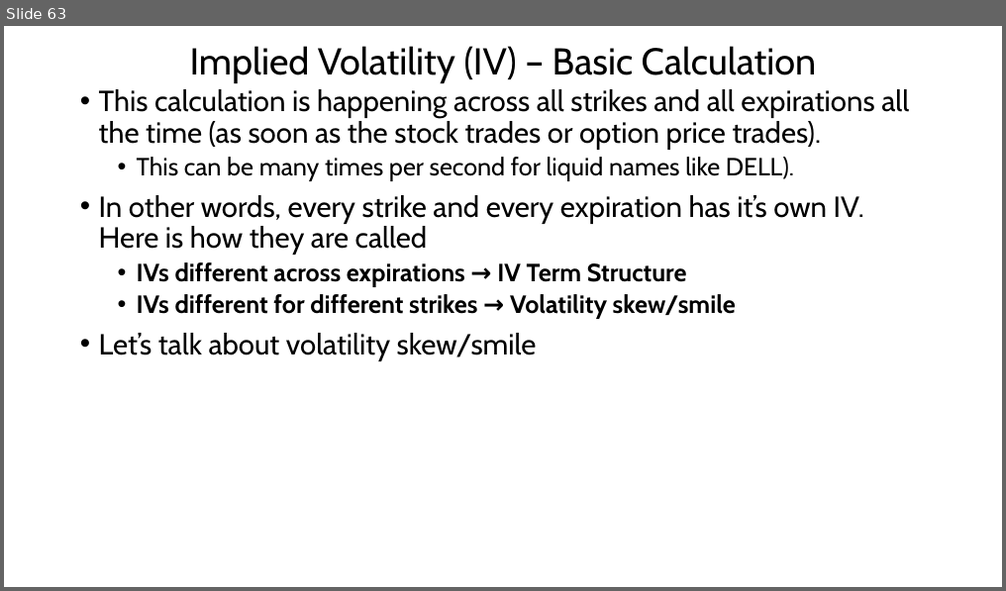
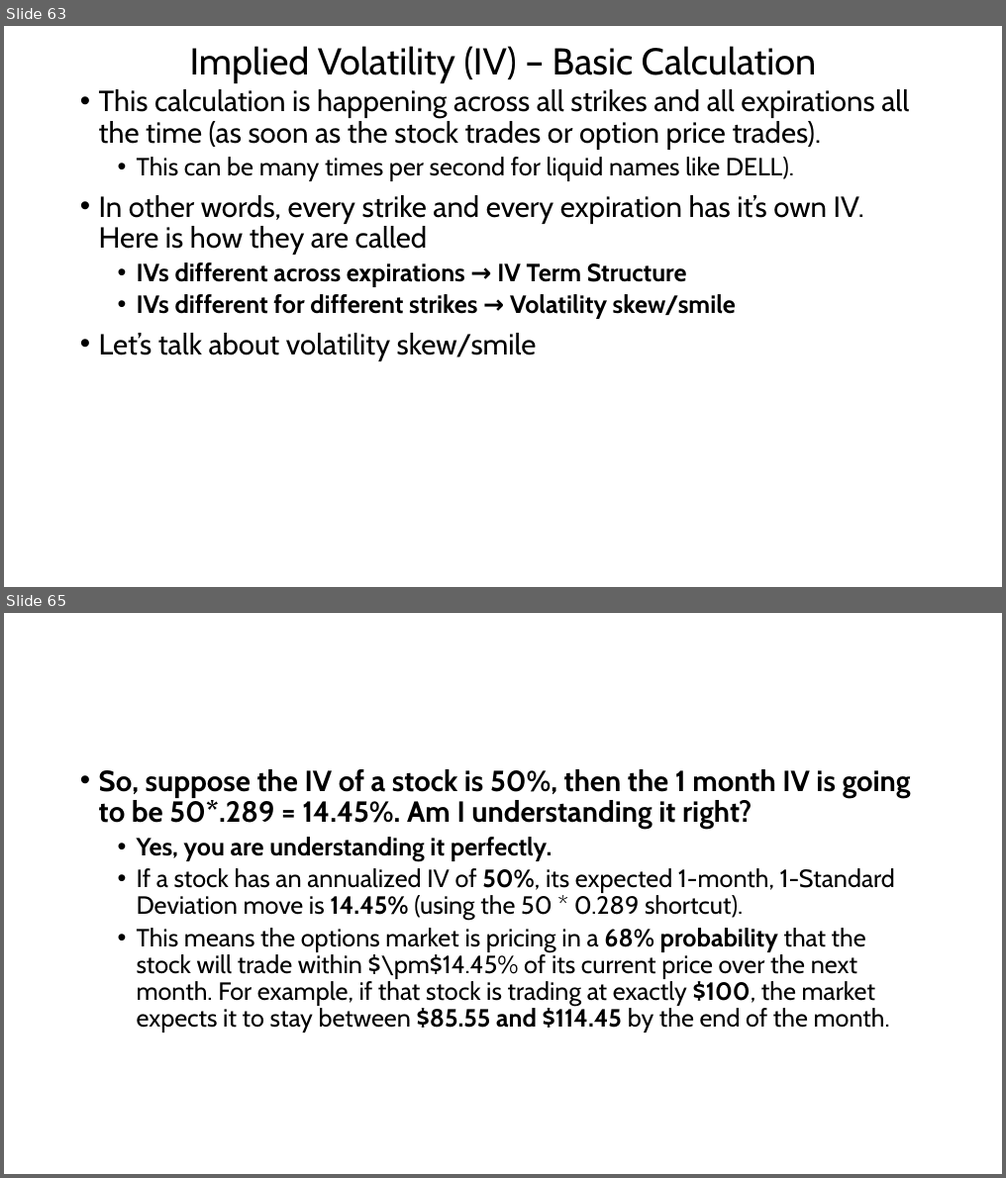
Before and after one commit to austin-stocks/python, a slide deck: User_Files/Options.pptx. Shown one above the other, each under a label of ours: slide 63 before the commit, slides 63 and 65 after it; the slides between them are not shown. The pictures are 1006x591 and 1006x1178 pixels, drawn with LibreOffice and Linux fonts; fonts in the diff are those of the drawing. Boxes give left, top, right and bottom in pixels: in the first picture for what was removed or moved away, otherwise in the second. Text is boxed around its words. In the diff, an @@ line names an element or a change of style, - is before the commit and + after.

```diff
--- a/User_Files/Options.pptx
+++ b/User_Files/Options.pptx
@@ slide 65 added at bbox=[4, 613, 1002, 1174], background #FFFFFF @@
@@ text added at bbox=[99, 769, 911, 1033], 24 pt, text #000000 @@
+• So, suppose the IV of a stock is 50%, then the 1 month IV is going to be 50*.289 = 14.45%. Am I understanding it right?
+  • Yes, you are understanding it perfectly.
+  • If a stock has an annualized IV of 50%, its expected 1-month, 1-Standard Deviation move is 14.45% (using the 50 * 0.289 shortcut).
+  • This means the options market is pricing in a 68% probability that the stock will trade within $\pm$14.45% of its current price over the next month. For example, if that stock is trading at exactly $100, the market expects it to stay between $85.55 and $114.45 by the end of the month.
```
Also in this commit, not shown: 1 other slide added, 3 other files.
